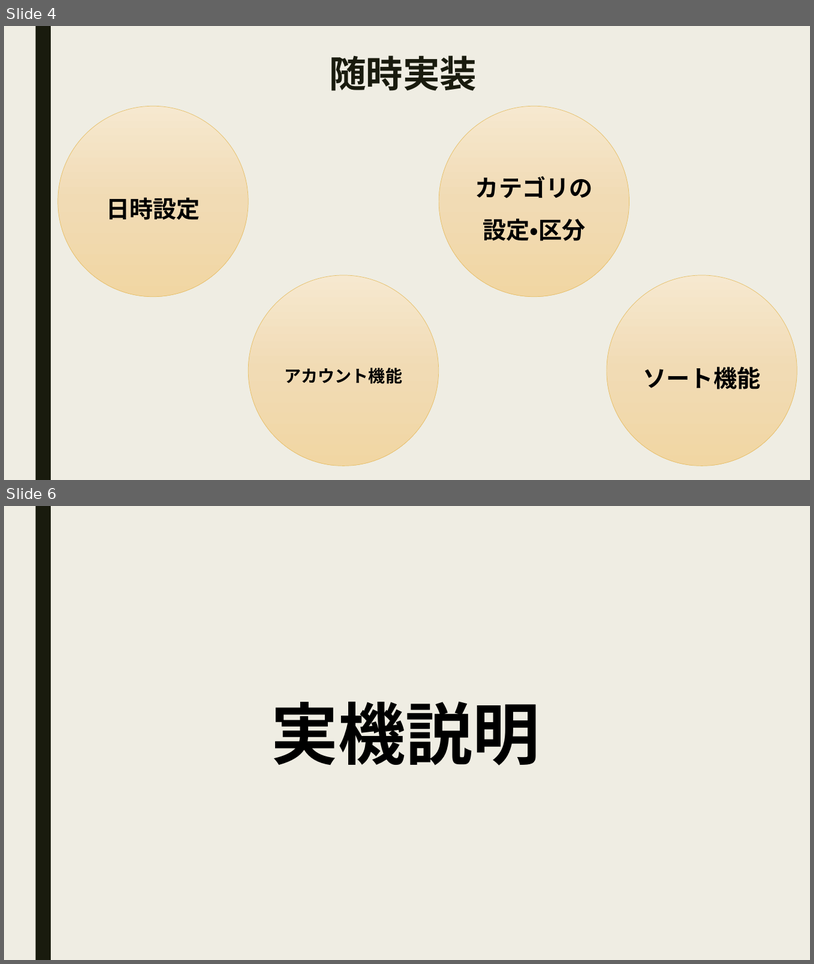
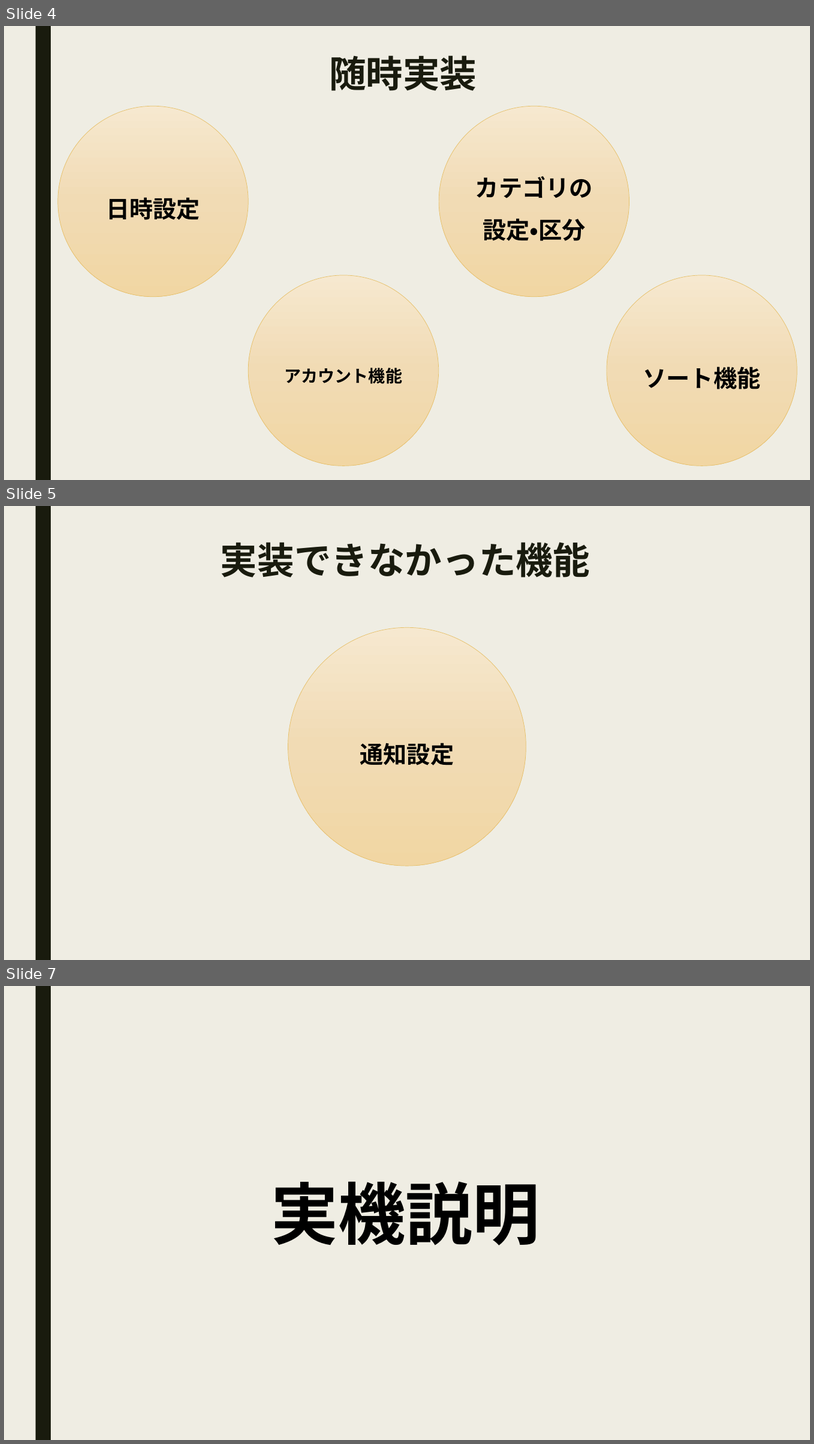
Before and after one commit to utaryu0520/mobile_utagawa2, a slide deck: モバイル授業_todoリスト.pptx. Shown one above the other, each under a label of ours: slides 4 and 6 before the commit, slides 4, 5 and 7 after it; the slides between them are not shown. The pictures are 814x964 and 814x1444 pixels, drawn with LibreOffice and Linux fonts; fonts in the diff are those of the drawing. Boxes give left, top, right and bottom in pixels: in the first picture for what was removed or moved away, otherwise in the second. Text is boxed around its words. In the diff, an @@ line names an element or a change of style, - is before the commit and + after.

Commit message:
「開発の方向性」「実装できなかった機能」「アプリの使い方」「まとめ」ページ編集

```diff
--- a/モバイル授業_todoリスト.pptx
+++ b/モバイル授業_todoリスト.pptx
@@ slide 5 added at (4, 506, 810, 960), background #EFEDE3; not listed: 1 template element that a slide beside it also shows @@
@@ text added at (221, 542, 590, 577), 44 pt, text #191B0E, bold @@
+実装できなかった機能
@@ ellipse added at (288, 628, 527, 866), fill gradient #F7E9D0 to #F1DCB4 to #F1D7A3, outline #E6C069 0.5 pt, 28 pt, text #000000, bold @@
+通知設定
@@ what was slide 6 is now slide 7 @@
```
Also in this commit, not shown: 3 slides changed.
